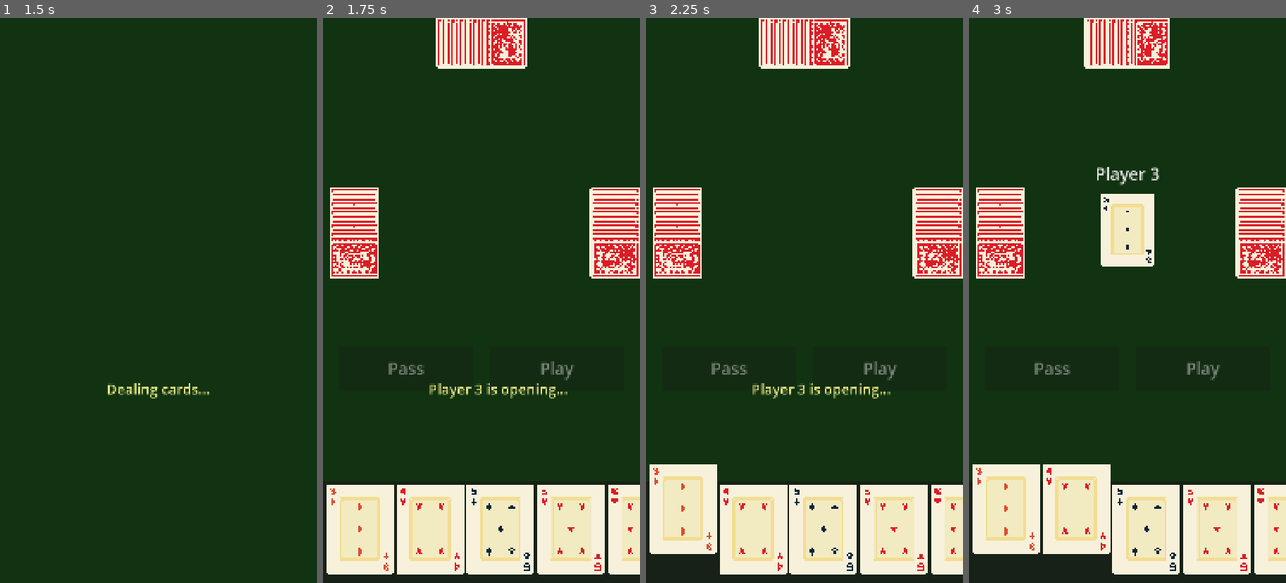
Above: before the commit, frames 1-4 (left to right).
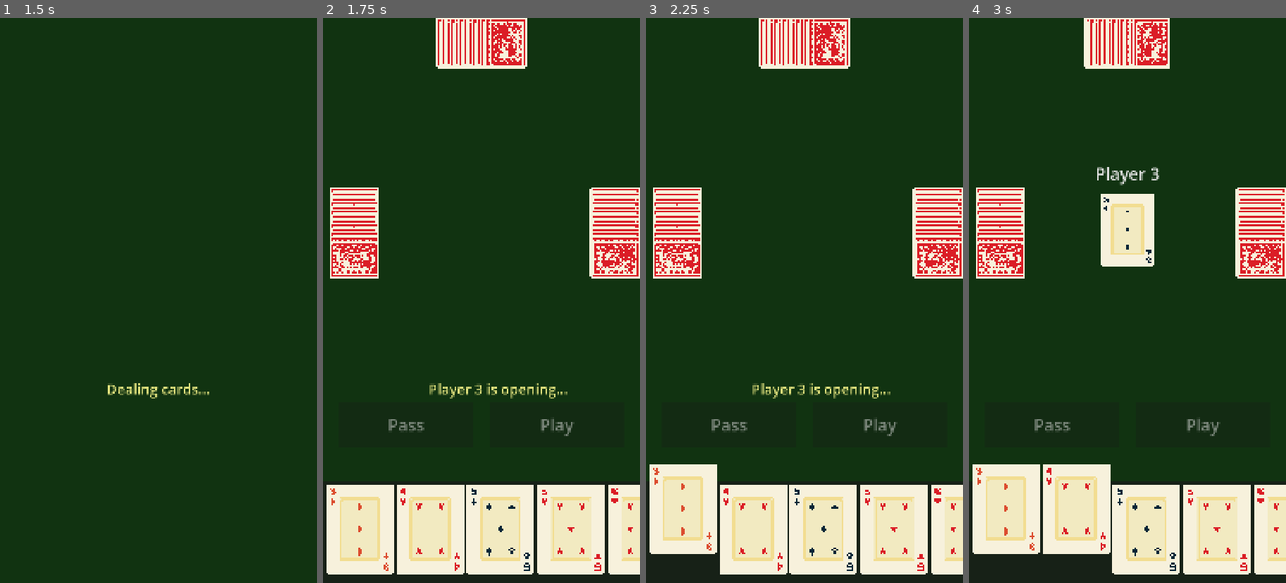
Above: after the commit, the same moments.

Repository: binhrobles/thirteen
Game: Godot game, scene res://scenes/main.tscn
Same seed, same stepped clock (60 frames per second), same inputs: the game is played once before the commit and once after it.
Inputs (mouse positions are in pixels of both pictures, inside the frame that each line leads up to):
- Up to frame 1 (1.5 s): tap Enter at 0.5 s; move the mouse to (158, 277) at 0.52 s; click (158, 277) at 0.67 s; tap Space at 1.25 s; move the mouse to (95, 328) at 1.27 s; click (95, 328) at 1.42 s
- Up to frame 2 (1.75 s): no input
- Up to frame 3 (2.25 s): tap Enter at 2 s; move the mouse to (684, 537) at 2.02 s; click (684, 537) at 2.17 s
- Up to frame 4 (3 s): tap Space at 2.75 s; move the mouse to (1076, 537) at 2.77 s; click (1076, 537) at 2.92 s

Frame 1 is identical in both runs. In frame 2, 0.5% of the frame differs, in the area x 20-80%, y 60-74%; in frame 3, 0.5%; in frame 4, 0.5%.

Commit message:
move buttons

Diff:
--- a/scripts/main.gd
+++ b/scripts/main.gd
@@ -43,8 +43,8 @@
 
 	# Position buttons between play area (ends at ~47%) and player hand (starts at 82%)
 	# Buttons go from 58% to 66% of screen height
-	var button_top := 0.58
-	var button_bottom := 0.66
+	var button_top := 0.68
+	var button_bottom := 0.76
 
 	# Configure Pass button (left, red)
 	pass_button.anchor_left = 0.05
